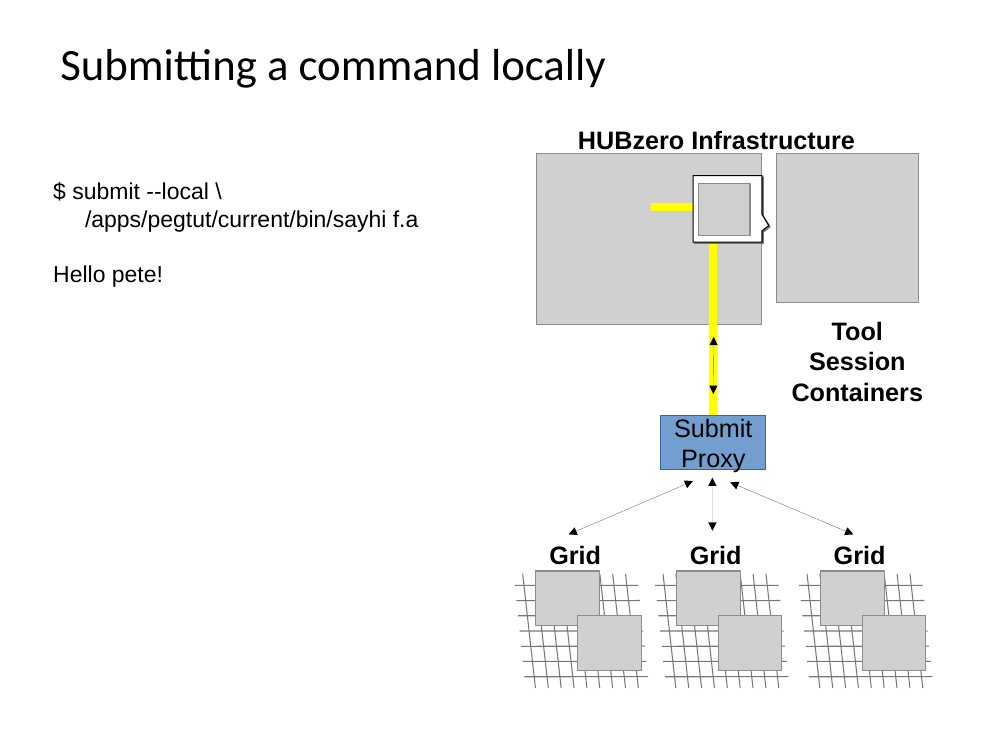
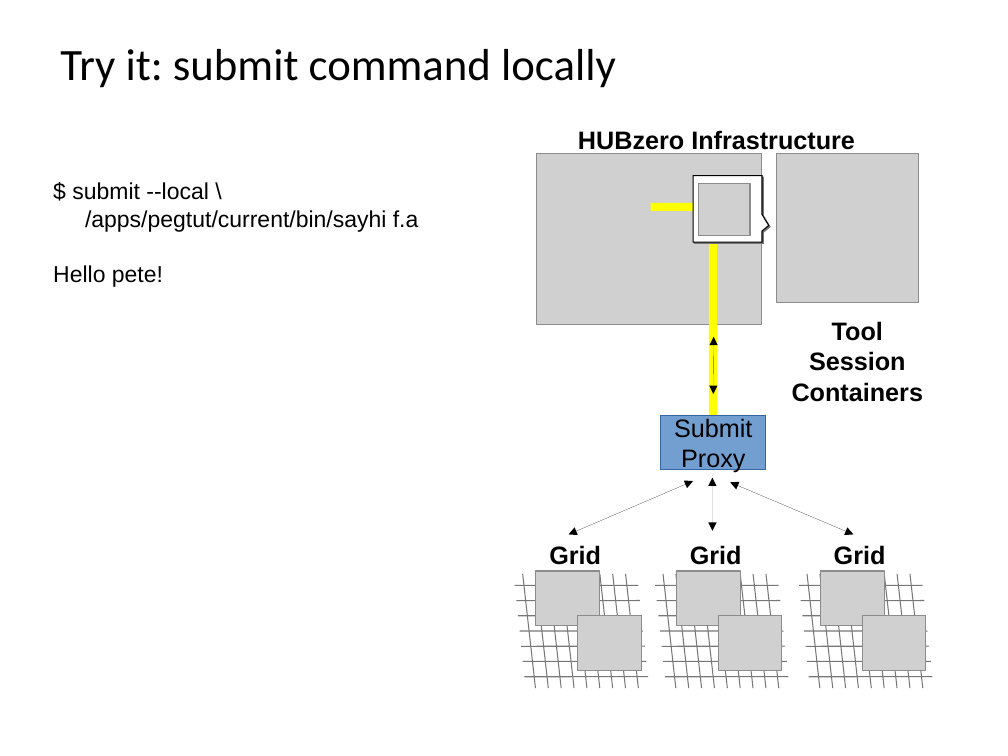
Before and after one commit to codedsk/ncnsoftwarebootcamp, a slide deck: slide 18 of materials/16 - Submit Job Submission.odp. Drawn at 1008x756 pixels with LibreOffice and Linux fonts; fonts in the diff are those of the drawing; grey boxes stand for pictures; background and template pictures are left out. Boxes give left, top, right and bottom in pixels: in the first picture for what was removed or moved away, otherwise in the second. Text is boxed around its words. In the diff, an @@ line names an element or a change of style, - is before the commit and + after.

Commit message:
updating slide titles in submit presentation

```diff
--- a/materials/16 - Submit Job Submission.odp
+++ b/materials/16 - Submit Job Submission.odp
@@ title at [60,49,616,88]: text changed @@
-Submitting a command locally
+Try it: submit command locally
```
Also in this commit, not shown: 4 other slides changed.
